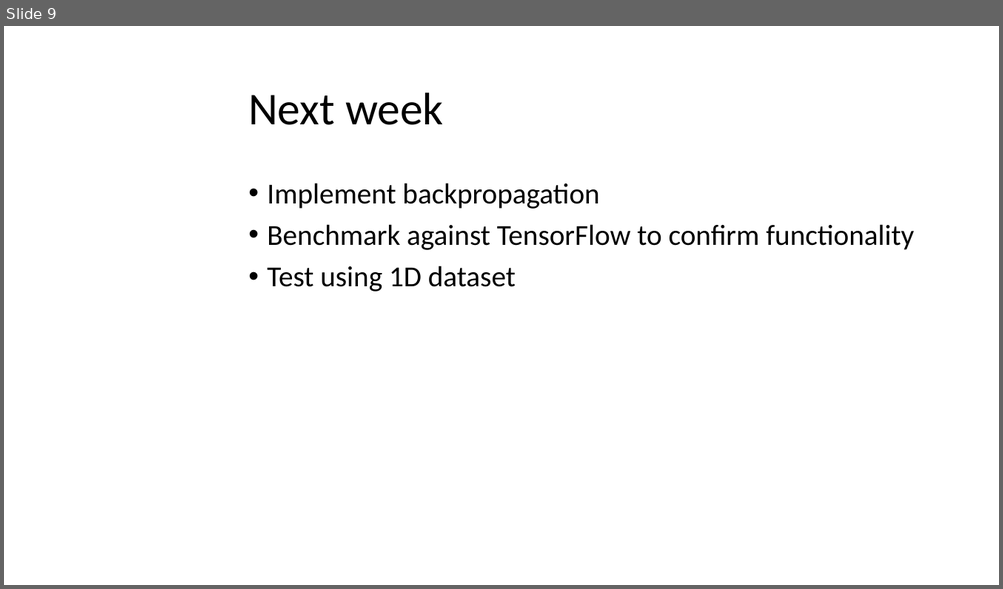
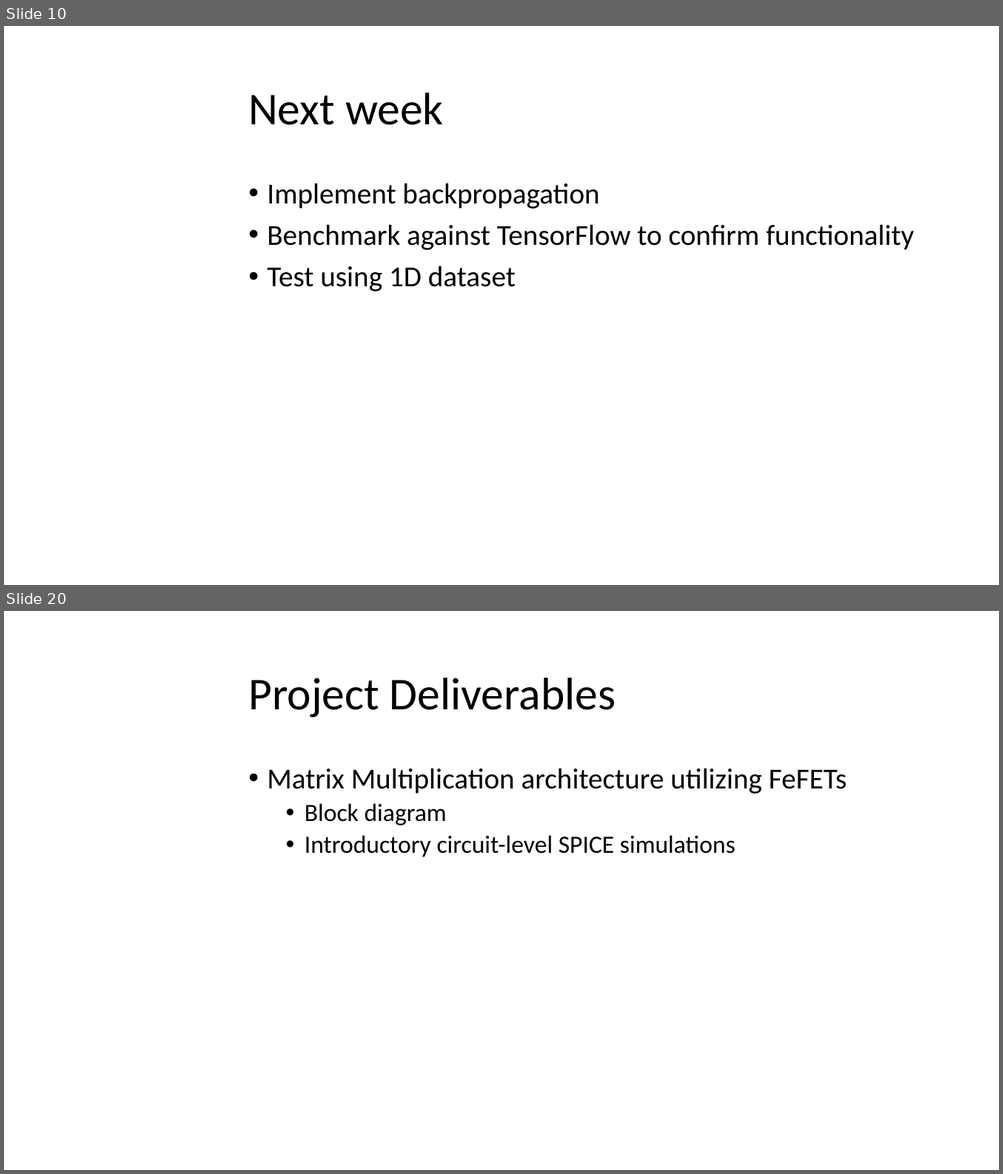
Before and after one commit to mayersjd/HardwareCNN, a slide deck: Presentations/ProjectPresentation_02-18.pptx. Shown one above the other, each under a label of ours: slide 9 before the commit, slides 10 and 20 after it; the slides between them are not shown. The pictures are 1003x589 and 1003x1174 pixels, drawn with LibreOffice and Linux fonts; fonts in the diff are those of the drawing; background and template pictures are left out. Boxes give left, top, right and bottom in pixels: in the first picture for what was removed or moved away, otherwise in the second. Text is boxed around its words. In the diff, an @@ line names an element or a change of style, - is before the commit and + after.

```diff
--- a/Presentations/ProjectPresentation_02-18.pptx
+++ b/Presentations/ProjectPresentation_02-18.pptx
@@ slide 20 added at (4,611,999,1170), background picture (left out) @@
@@ title added at (248,678,615,718), 44 pt, text #000000 @@
+Project Deliverables
@@ text added at (267,768,846,857), 24 pt, text #000000 @@
+• Matrix Multiplication architecture utilizing FeFETs
+  • Block diagram
+  • Introductory circuit-level SPICE simulations
@@ what was slide 9 is now slide 10 @@
```
Also in this commit, not shown: 2 slides changed, 10 other slides added, 1 other file.
